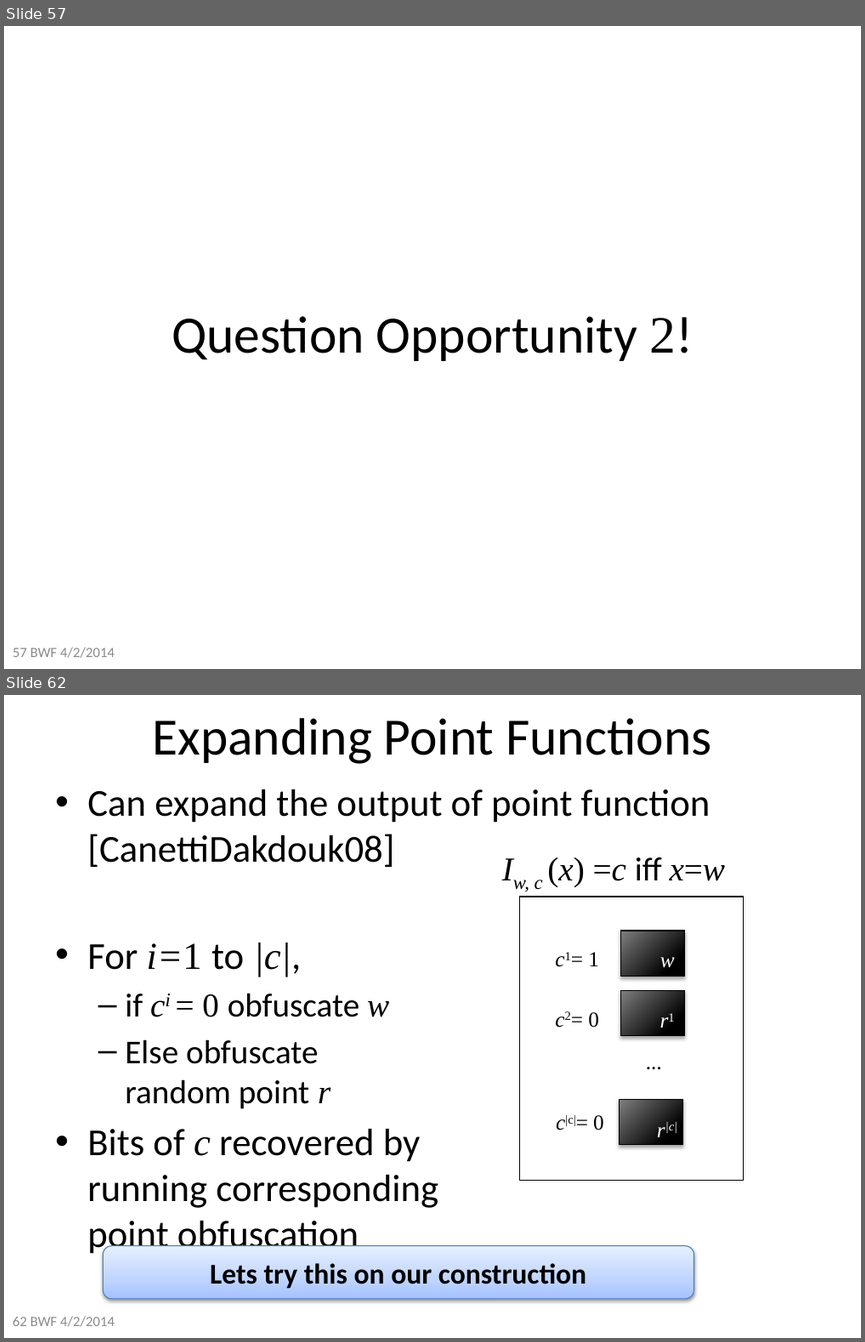
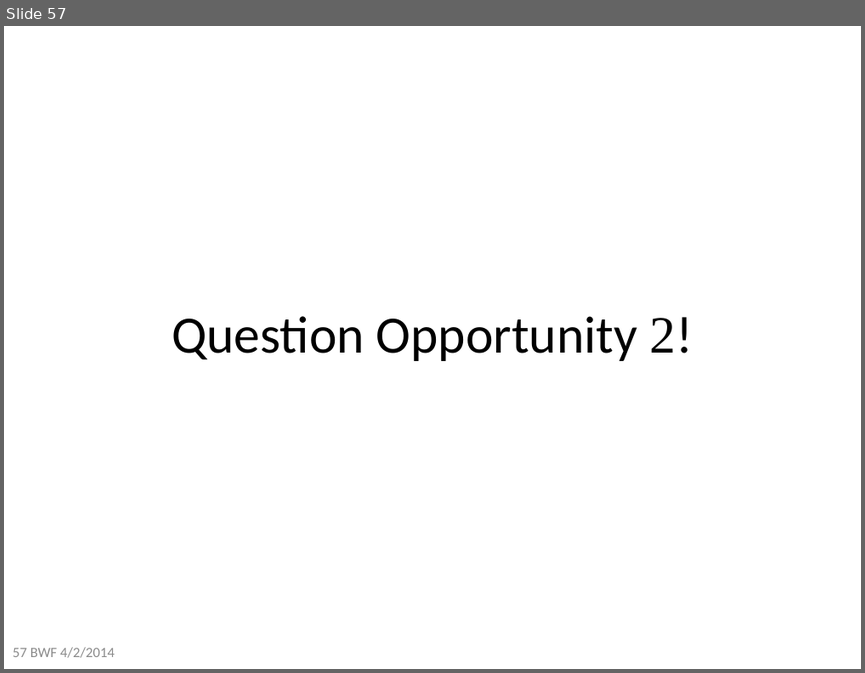
Before and after one commit to xianruimeng/comp-fuzzy-ext, a slide deck: constantRate/KeyDerivationWithNegativeUsable.pptx. Shown one above the other, each under a label of ours: slides 57 and 62 before the commit, slide 57 after it; the slides between them are not shown. The pictures are 865x1342 and 865x673 pixels, drawn with LibreOffice and Linux fonts; fonts in the diff are those of the drawing. Boxes give left, top, right and bottom in pixels: in the first picture for what was removed or moved away, otherwise in the second. Text is boxed around its words. In the diff, an @@ line names an element or a change of style, - is before the commit and + after.

```diff
--- a/constantRate/KeyDerivationWithNegativeUsable.pptx
+++ b/constantRate/KeyDerivationWithNegativeUsable.pptx
@@ slide 62 removed at (x1=4, y1=695, x2=861, y2=1338), background #FFFFFF @@
@@ title removed at (x1=152, y1=718, x2=711, y2=764) @@
-Expanding Point Functions
@@ text removed at (x1=87, y1=789, x2=710, y2=1257) @@
-• Can expand the output of point function [CanettiDakdouk08]
-• For i=1 to |c|,
-  – if ci = 0 obfuscate w
-  – Else obfuscate
-    random point r
-• Bits of c recovered by
-  running corresponding
-  point obfuscation
@@ text removed at (x1=547, y1=857, x2=726, y2=887) @@
-Iw, c (x) =c iff x=w
@@ trapezoid removed at (x1=520, y1=896, x2=744, y2=1180) @@
@@ rectangle removed at (x1=621, y1=930, x2=684, y2=976) @@
@@ text removed at (x1=565, y1=952, x2=571, y2=960) @@
-c1= 1
@@ text removed at (x1=660, y1=957, x2=675, y2=967) @@
-w
@@ rectangle removed at (x1=621, y1=991, x2=684, y2=1036) @@
@@ text removed at (x1=636, y1=997, x2=698, y2=1042) @@
-r1
@@ text removed at (x1=588, y1=1012, x2=599, y2=1027) @@
-c2= 0
@@ text removed at (x1=638, y1=1044, x2=670, y2=1079) @@
-…
@@ rectangle removed at (x1=619, y1=1099, x2=682, y2=1144) @@
@@ text removed at (x1=556, y1=1115, x2=604, y2=1130) @@
-c|c|= 0
@@ text removed at (x1=657, y1=1122, x2=677, y2=1137) @@
-r|c|
@@ rounded rectangle removed at (x1=103, y1=1246, x2=693, y2=1299) @@
-Lets try this on our construction
@@ text removed at (x1=12, y1=1315, x2=114, y2=1327) @@
-62 BWF 4/2/2014
```
Also in this commit, not shown: 1 slide changed, 12 other slides removed, 1 other file.
